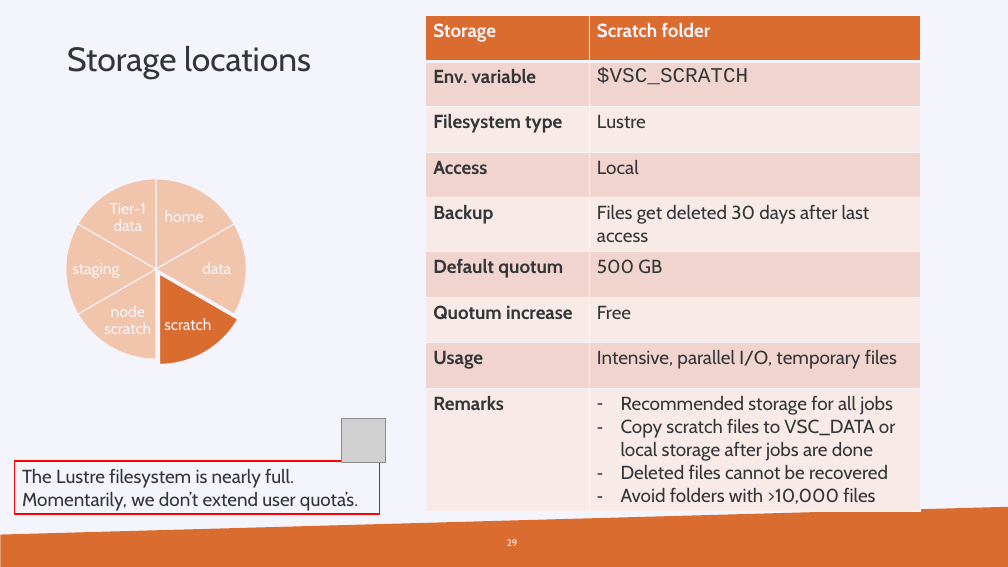
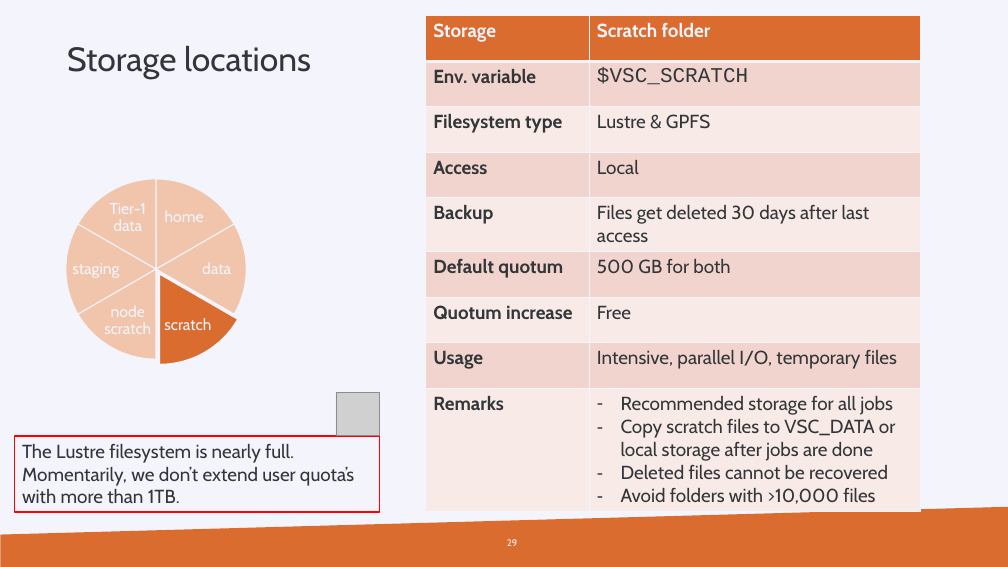
Before and after one commit to hpcleuven/HPC-intro, a slide deck: slide 29 of HPCintro.pptx. Drawn at 1008x567 pixels with LibreOffice and Linux fonts; fonts in the diff are those of the drawing; grey boxes stand for pictures; background and template pictures are left out. Boxes give left, top, right and bottom in pixels: in the first picture for what was removed or moved away, otherwise in the second. Text is boxed around its words. In the diff, an @@ line names an element or a change of style, - is before the commit and + after.

```diff
--- a/HPCintro.pptx
+++ b/HPCintro.pptx
@@ table at box(426, 16, 920, 508) @@
-row 3, column 2: Lustre
+row 3, column 2: Lustre & GPFS
-row 6, column 2: 500 GB
+row 6, column 2: 500 GB for both
@@ picture: place and size @@
-picture at box(342, 419, 386, 463)
+picture at box(336, 392, 380, 436)
@@ rectangle "The Lustre filesystem is nearly ...": place and size @@
-rectangle "The Lustre filesystem is nearly ..." at box(14, 461, 380, 515)
+rectangle "The Lustre filesystem is nearly ..." at box(14, 436, 380, 512)
@@ text in rectangle at box(22, 444, 354, 503): text changed @@
-The Lustre filesystem is nearly full. Momentarily, we don’t extend user quota’s.
+The Lustre filesystem is nearly full. Momentarily, we don’t extend user quota’s with more than 1TB.
```
Also in this commit, not shown: 8 other slides changed, 1 other file.
